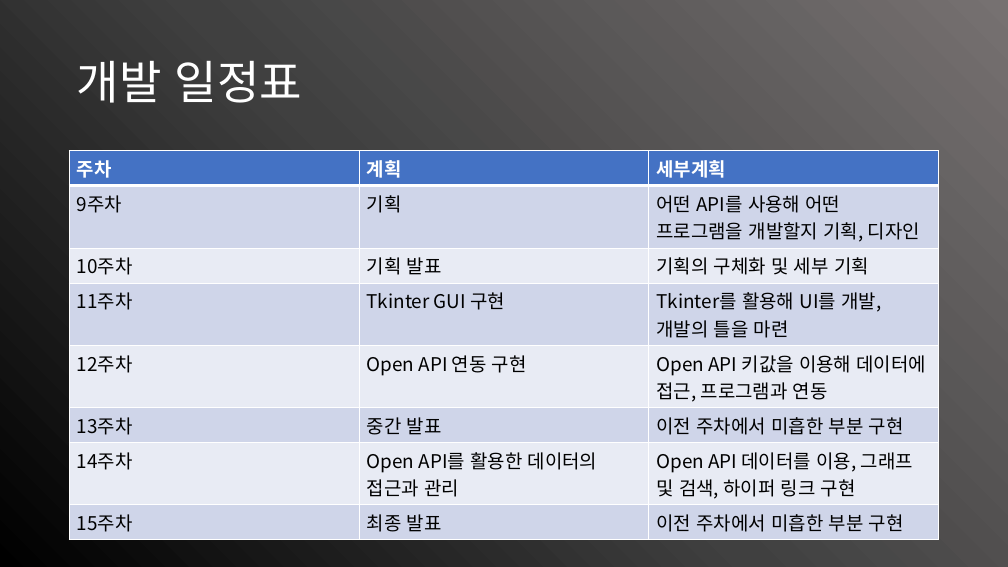
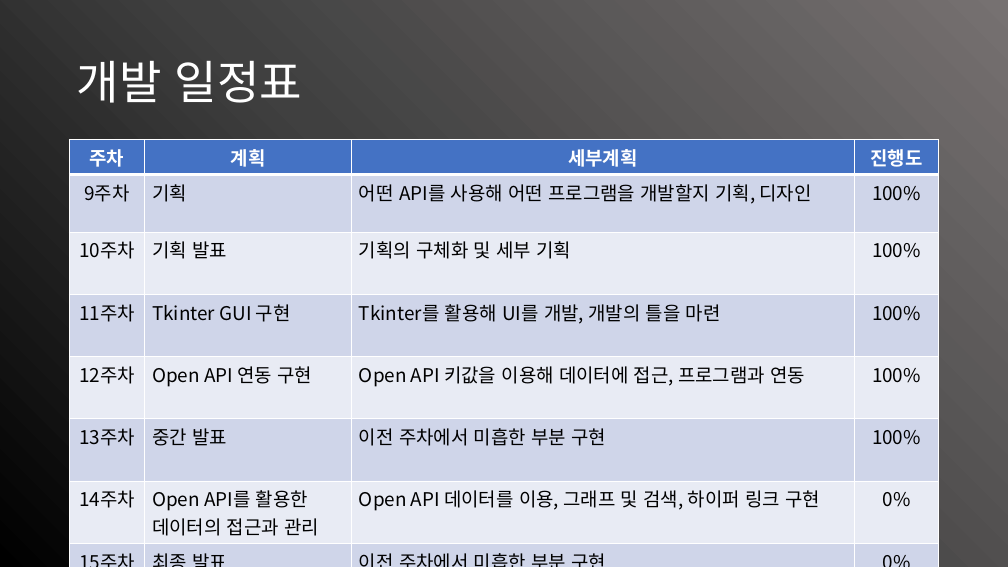
Before and after one commit to whkoh7/Script, a slide deck: slide 6 of 스크립트 언어 기획 발표.pptm. Drawn at 1008x567 pixels with LibreOffice and Linux fonts; fonts in the diff are those of the drawing. Boxes give left, top, right and bottom in pixels: in the first picture for what was removed or moved away, otherwise in the second. Text is boxed around its words. In the diff, an @@ line names an element or a change of style, - is before the commit and + after.

```diff
--- a/스크립트 언어 기획 발표.pptm
+++ b/스크립트 언어 기획 발표.pptm
@@ table at [70, 140, 939, 540] @@
-column 3: 세부계획 | 어떤 API를 사용해 어떤 프로그램을 개발할지 기획, 디자인 | 기획의 구체화 및 세부 기획 | Tkinter를 활용해 UI를 개발, / 개발의 틀을 마련 | Open API 키값을 이용해 데이터에 접근, 프로그램과 연동 | 이전 주차에서 미흡한 부분 구현 | Open API 데이터를 이용, 그래프 및 검색, 하이퍼 링크 구현 | 이전 주차에서 미흡한 부분 구현
+column 3: 세부계획 | 어떤 API를 사용해 어떤 프로그램을 개발할지 기획, 디자인 | 기획의 구체화 및 세부 기획 | Tkinter를 활용해 UI를 개발, 개발의 틀을 마련 | Open API 키값을 이용해 데이터에 접근, 프로그램과 연동 | 이전 주차에서 미흡한 부분 구현 | Open API 데이터를 이용, 그래프 및 검색, 하이퍼 링크 구현 | 이전 주차에서 미흡한 부분 구현
+column 4: 진행도 | 100% | 100% | 100% | 100% | 100% | 0% | 0%
@@ table: place and size @@
-table at [70, 151, 938, 536]
+table at [70, 140, 939, 540]
```
Also in this commit, not shown: 2 other files.
